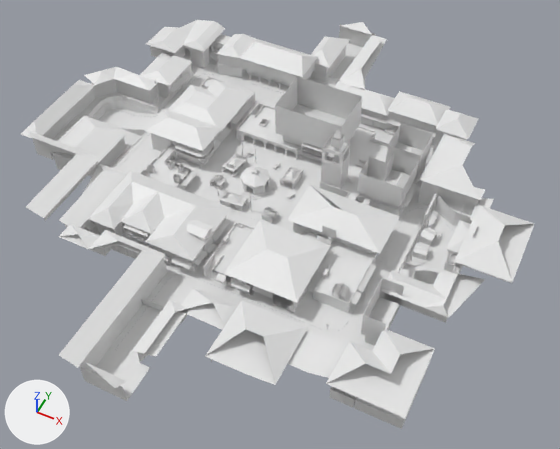
Before and after pictures for a commit that changed the Blender file art/blender/recovered_map_mp72.blend.
Rendered twice from a camera (50 mm lens) standing at (106.0, -200.0, 235.0) and looking at (13.0, -13.0, 2.0). Lighting does not change. The marker at lower left points along +X, +Y and +Z. The older version comes first. The same objects are shown in both versions, whatever each file hides.

Names of what the first picture shows: 'recovered_map_mp72-colonly'.
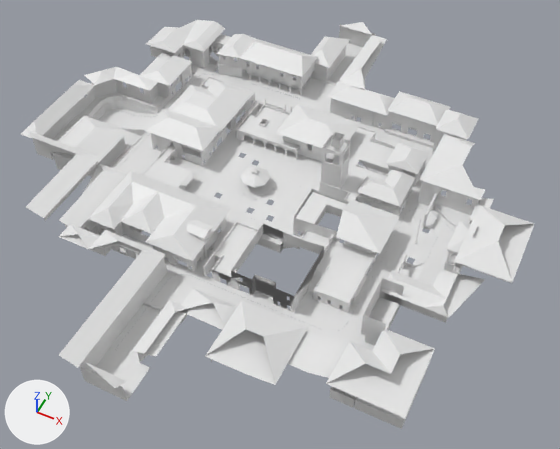
Edits to the bpy script that builds the scene:
```text
Change me_recovered_map_mp72_colonly:
    used by ob_recovered_map_mp72_colonly; location = (0.0, 0.0, 0.0)
    remove me_recovered_map_mp72_colonly.from_pydata(...)  # 39342 vertices, 13114 faces; spans x -105.0..105.0, y -111.0..114.0, z 0.0..37.0
    add me_recovered_map_mp72_colonly.from_pydata(...)  # 20022 vertices, 6674 faces; spans x -105.0..105.0, y -111.0..114.0, z 0.0..33.0
    me_recovered_map_mp72_colonly part 1: 5857 loose pieces with 17571 vertices, spanning x -90.0..89.0, y -75.0..77.0, z 0.0..37.0, are deleted
    me_recovered_map_mp72_colonly part 2: 110 vertices moved within x -89.0..86.0, y -62.0..69.0, z 1.0..13.0; 1749 vertices removed from x -98.0..88.0, y -75.0..77.0, z 0.0..30.0
```

Location of each change, (x1, y1, x2, y2) in pixels of the pictures (560 x 449 px):
part 1 of me_recovered_map_mp72_colonly, deleted: before (101, 48, 472, 405)
part 2 of me_recovered_map_mp72_colonly, cut back: before (82, 46, 459, 407); after (91, 106, 436, 308)
